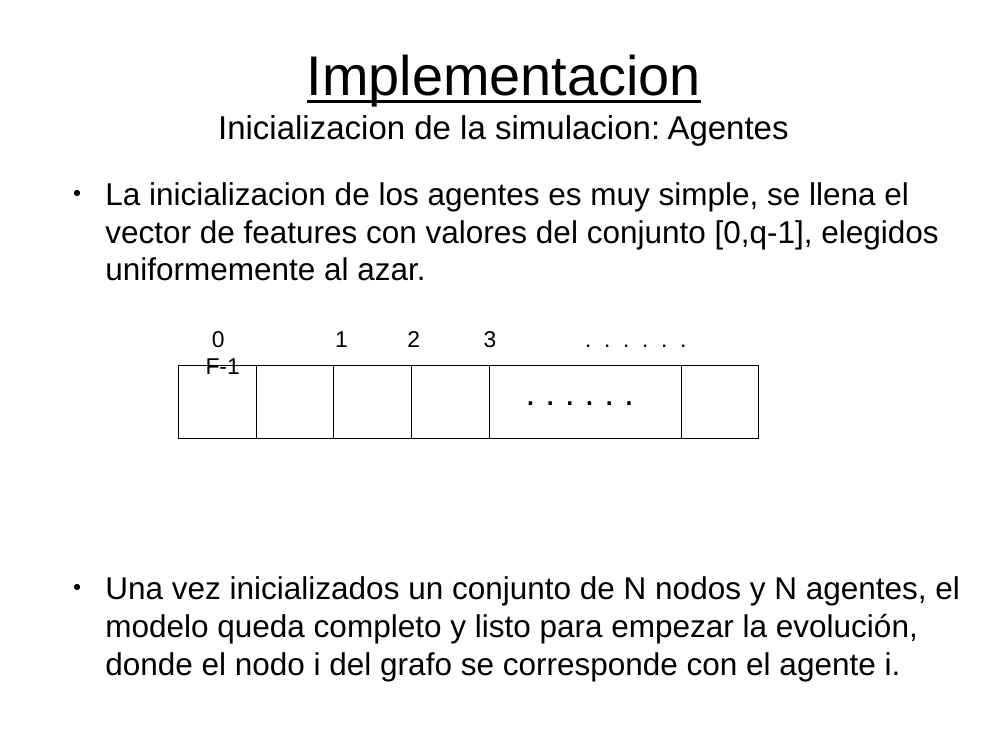
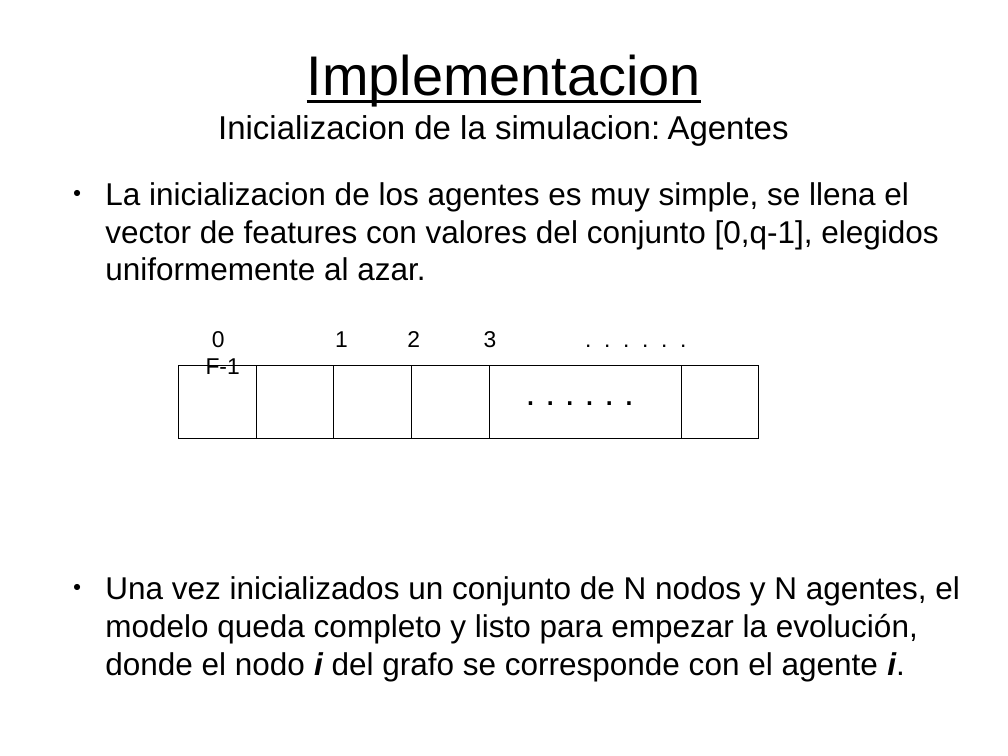
Before and after one commit to flsanchez/axelrod, a slide deck: slide 6 of data/presentaciones/11-08.odp. Drawn at 1008x756 pixels with LibreOffice and Linux fonts; fonts in the diff are those of the drawing. Boxes give left, top, right and bottom in pixels: in the first picture for what was removed or moved away, otherwise in the second. Text is boxed around its words. In the diff, an @@ line names an element or a change of style, - is before the commit and + after.

```diff
--- a/data/presentaciones/11-08.odp
+++ b/data/presentaciones/11-08.odp
@@ text at [105,576,960,681]: bold on, italic on in "i i." @@
```
Also in this commit, not shown: 3 other slides changed, 3 slides added, 14 other files.
